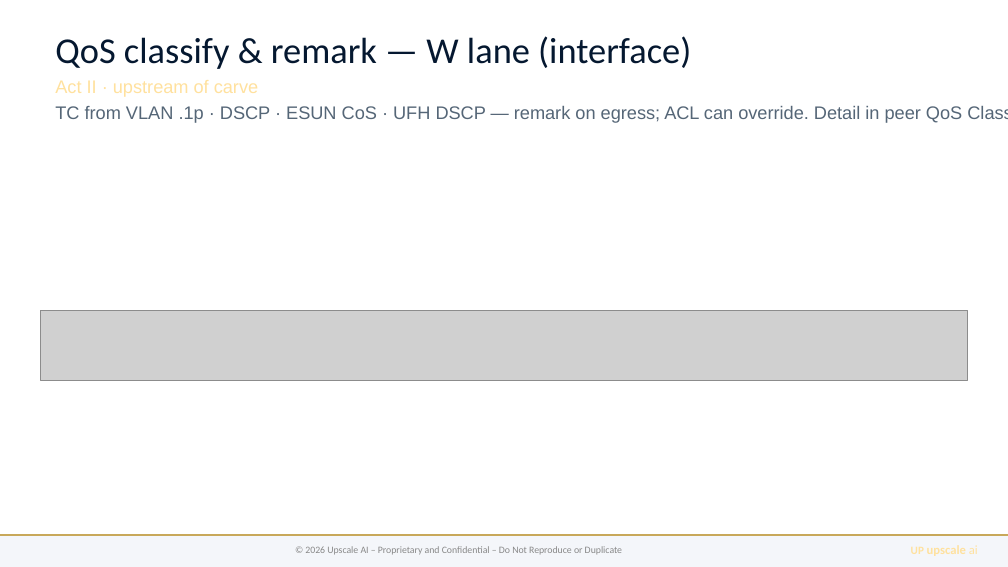
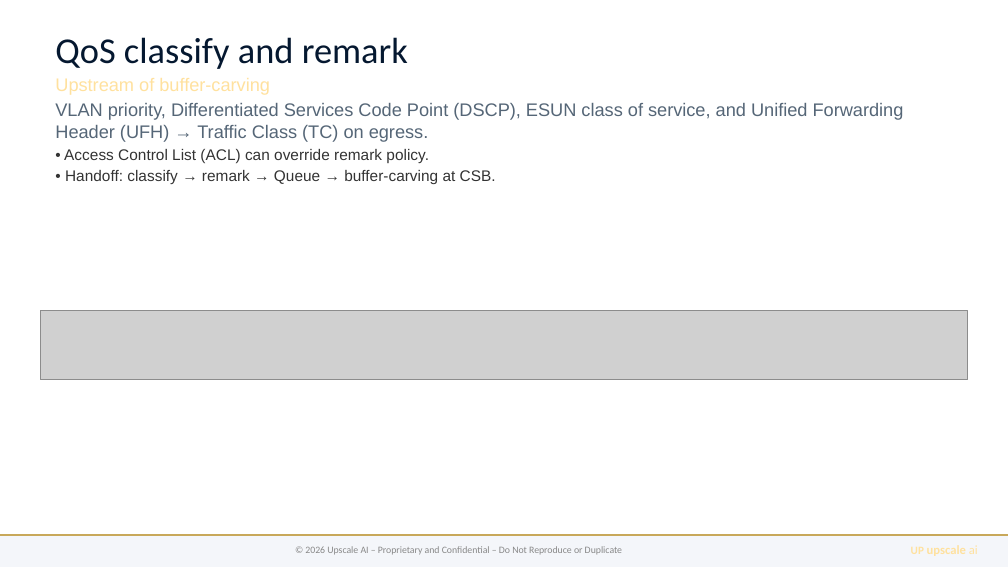
Before and after one commit to upscale-ai-network/agent-template, a slide deck: slide 4 of dt122/bugatti-qos-ccc.pptx. Drawn at 1008x567 pixels with LibreOffice and Linux fonts; fonts in the diff are those of the drawing; grey boxes stand for pictures. Boxes give left, top, right and bottom in pixels: in the first picture for what was removed or moved away, otherwise in the second. Text is boxed around its words. In the diff, an @@ line names an element or a change of style, - is before the commit and + after.

```diff
--- a/dt122/bugatti-qos-ccc.pptx
+++ b/dt122/bugatti-qos-ccc.pptx
@@ text at (55, 37, 904, 184): text changed @@
-QoS classify & remark — W lane (interface)
-Act II · upstream of carve
-TC from VLAN .1p · DSCP · ESUN CoS · UFH DSCP — remark on egress; ACL can override. Detail in peer QoS Classification CCC.
+QoS classify and remark
+Upstream of buffer-carving
+VLAN priority, Differentiated Services Code Point (DSCP), ESUN class of service, and Unified Forwarding Header (UFH) → Traffic Class (TC) on egress.
+• Access Control List (ACL) can override remark policy.
+• Handoff: classify → remark → Queue → buffer-carving at CSB.
```
Also in this commit, not shown: 6 other slides changed, 15 other files.
